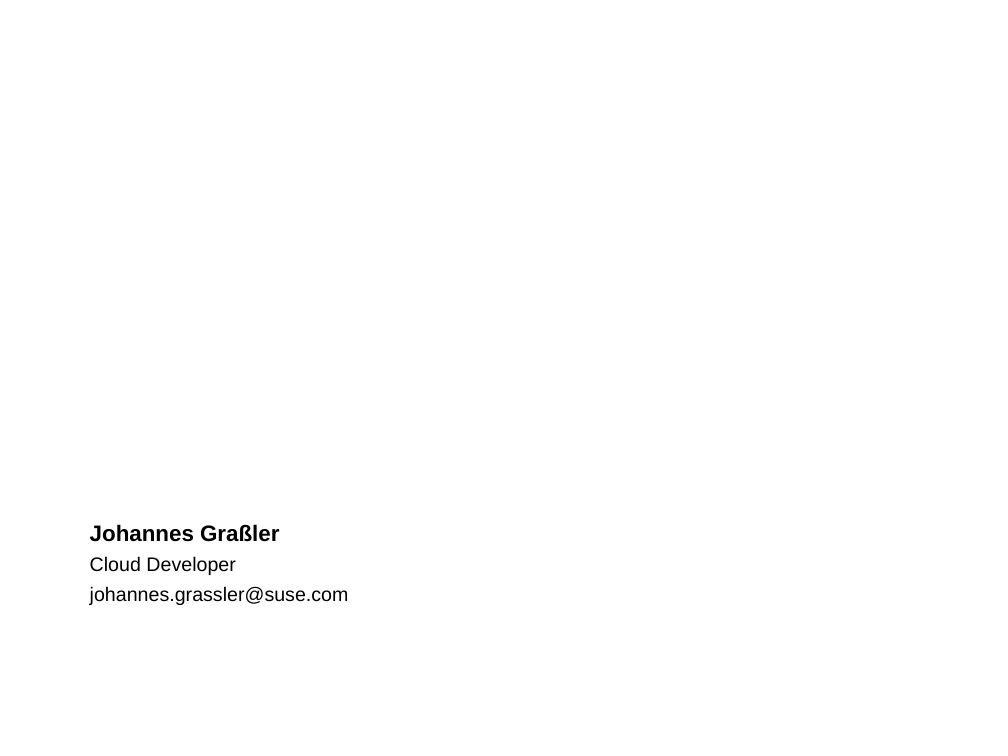
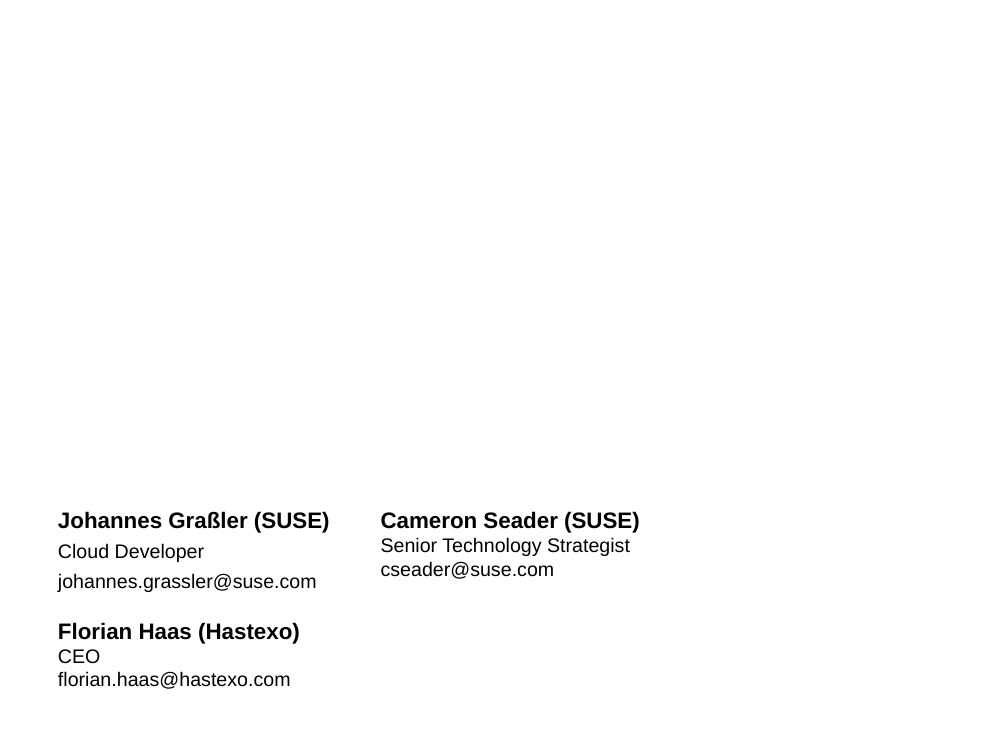
Before and after one commit to jgrassler/heat-workshop-barcelona, a slide deck: slide 1 of presentation.odp. Drawn at 1008x756 pixels with LibreOffice and Linux fonts; fonts in the diff are those of the drawing; background and template pictures are left out. Boxes give left, top, right and bottom in pixels: in the first picture for what was removed or moved away, otherwise in the second. Text is boxed around its words. In the diff, an @@ line names an element or a change of style, - is before the commit and + after.

```diff
--- a/presentation.odp
+++ b/presentation.odp
@@ subtitle "Johannes Graßler (SUSE)": place and size @@
-subtitle "Johannes Graßler (SUSE)" at <box>90,524,349,605</box>
+subtitle "Johannes Graßler (SUSE)" at <box>58,511,330,592</box>
@@ subtitle at <box>58,511,330,533</box>: text changed @@
-Johannes Graßler
+Johannes Graßler (SUSE)
@@ text added at <box>381,511,640,579</box>, 14 pt, text #000000 @@
+Cameron Seader (SUSE)
+Senior Technology Strategist
+cseader@suse.com
@@ text added at <box>58,622,300,689</box>, 14 pt, text #000000 @@
+Florian Haas (Hastexo)
+CEO
+florian.haas@hastexo.com
```
Also in this commit, not shown: 4 other files.
